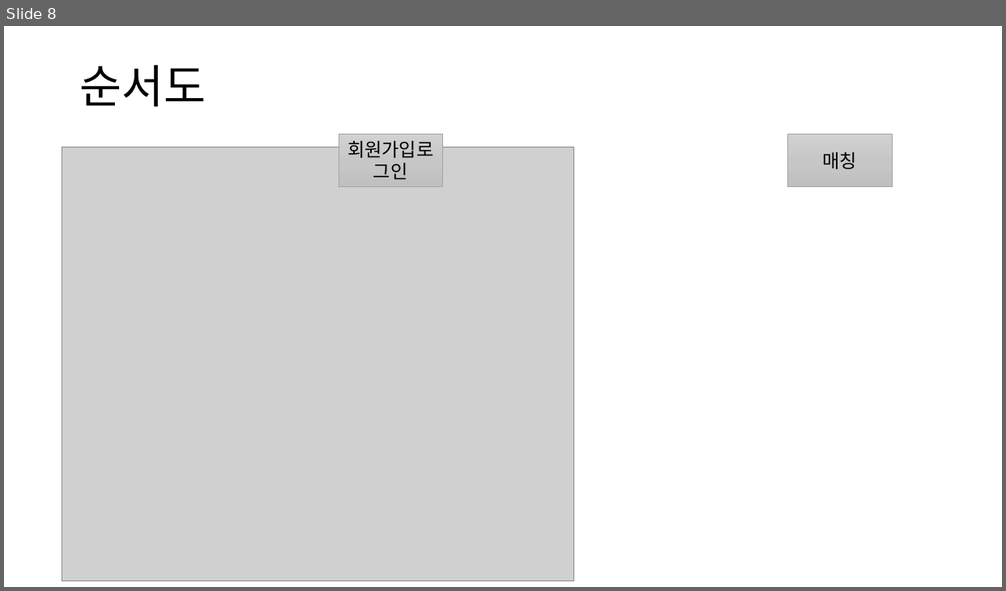
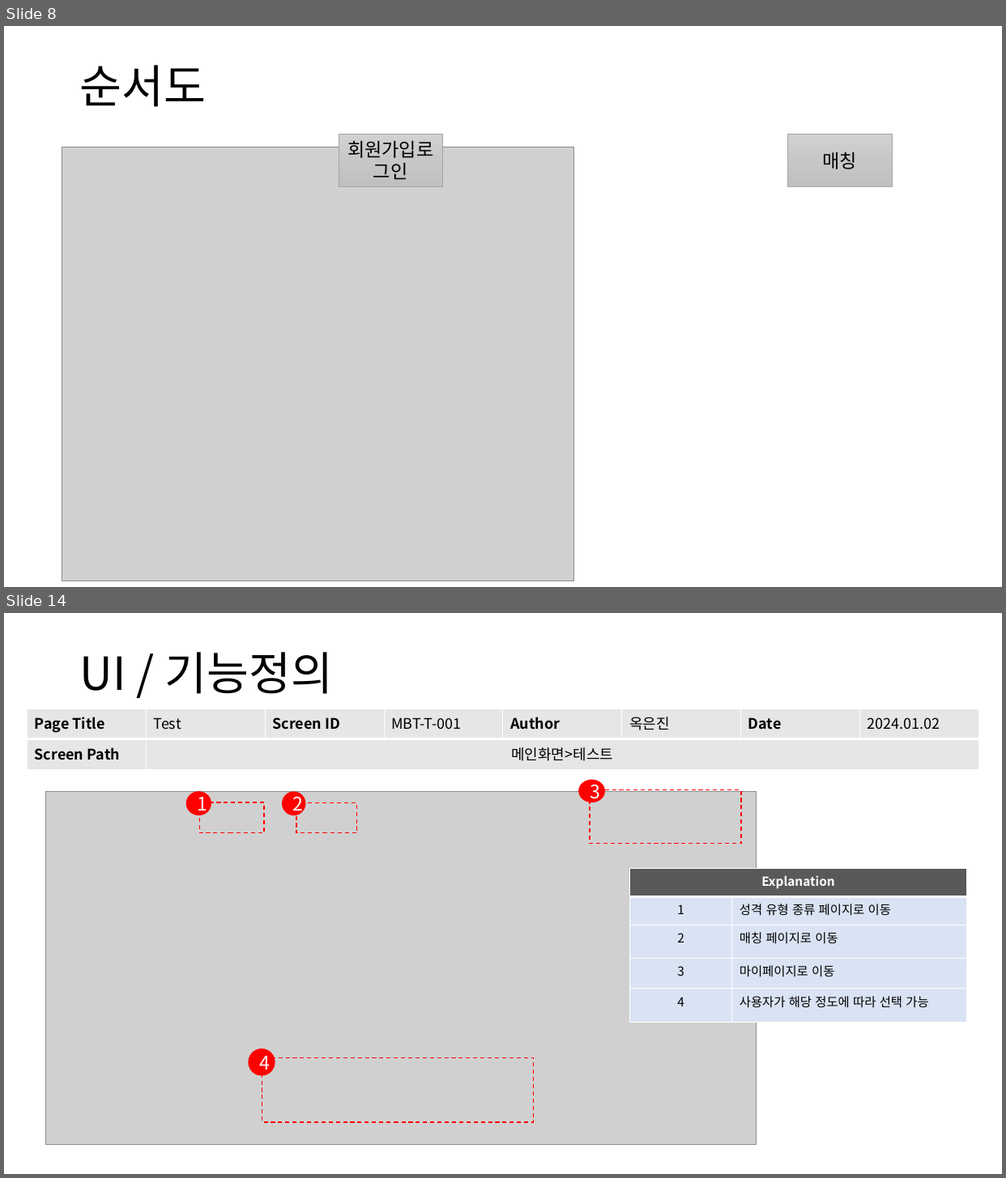
Before and after one commit to piepenie/NO6, a slide deck: MBTI 스토리보드.pptx. Shown one above the other, each under a label of ours: slide 8 before the commit, slides 8 and 14 after it; the slides between them are not shown. The pictures are 1006x591 and 1006x1178 pixels, drawn with LibreOffice and Linux fonts; fonts in the diff are those of the drawing; grey boxes stand for pictures. Boxes give left, top, right and bottom in pixels: in the first picture for what was removed or moved away, otherwise in the second. Text is boxed around its words. In the diff, an @@ line names an element or a change of style, - is before the commit and + after.

Commit message:
ui/function explanation

```diff
--- a/MBTI 스토리보드.pptx
+++ b/MBTI 스토리보드.pptx
@@ slide 14 added at (x1=4, y1=613, x2=1002, y2=1174), background #FFFFFF @@
@@ text added at (x1=80, y1=652, x2=334, y2=694), 44 pt, text #000000 @@
+UI / 기능정의
@@ table added at (x1=27, y1=709, x2=979, y2=769), 2 rows, 8 columns @@
+Page Title | Test | Screen ID | MBT-T-001 | Author | 옥은진 | Date | 2024.01.02
+Screen Path | 메인화면>테스트 |  |  |  |  |  | 
@@ group added at (x1=46, y1=780, x2=756, y2=1145): 4 rectangles, 4 ellipses, 1 picture @@
+1
+4
+2
+3
@@ table added at (x1=630, y1=868, x2=967, y2=1023), 5 rows, 2 columns @@
+Explanation | 
+1 | 성격 유형 종류 페이지로 이동
+2 | 매칭 페이지로 이동
+3 | 마이페이지로 이동
+4 | 사용자가 해당 정도에 따라 선택 가능
```
Also in this commit, not shown: 1 slide changed, 8 other slides added.
